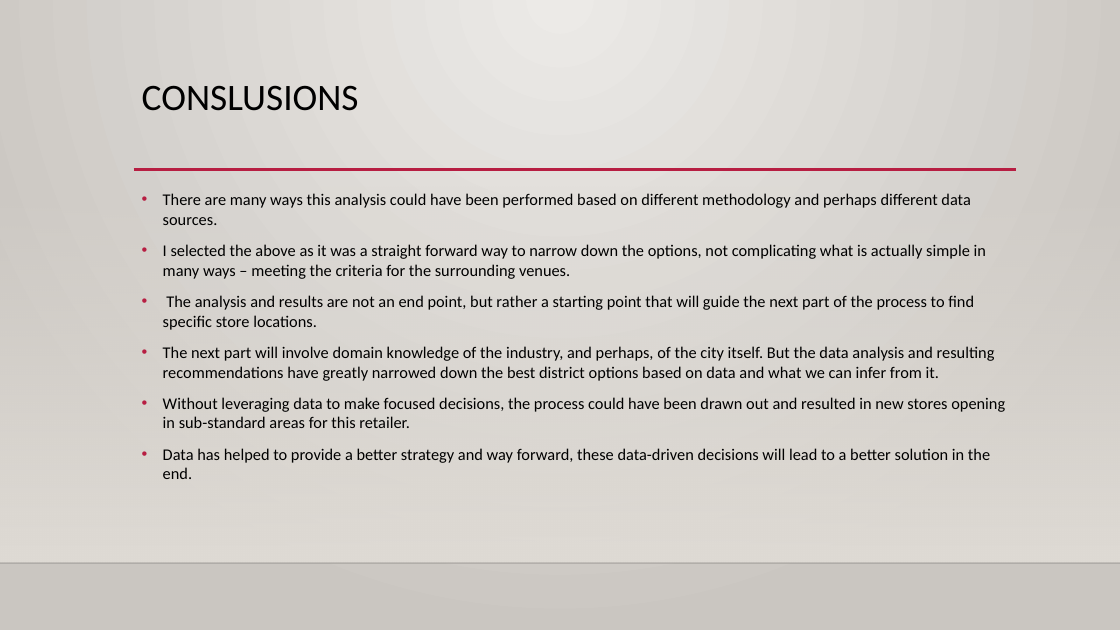
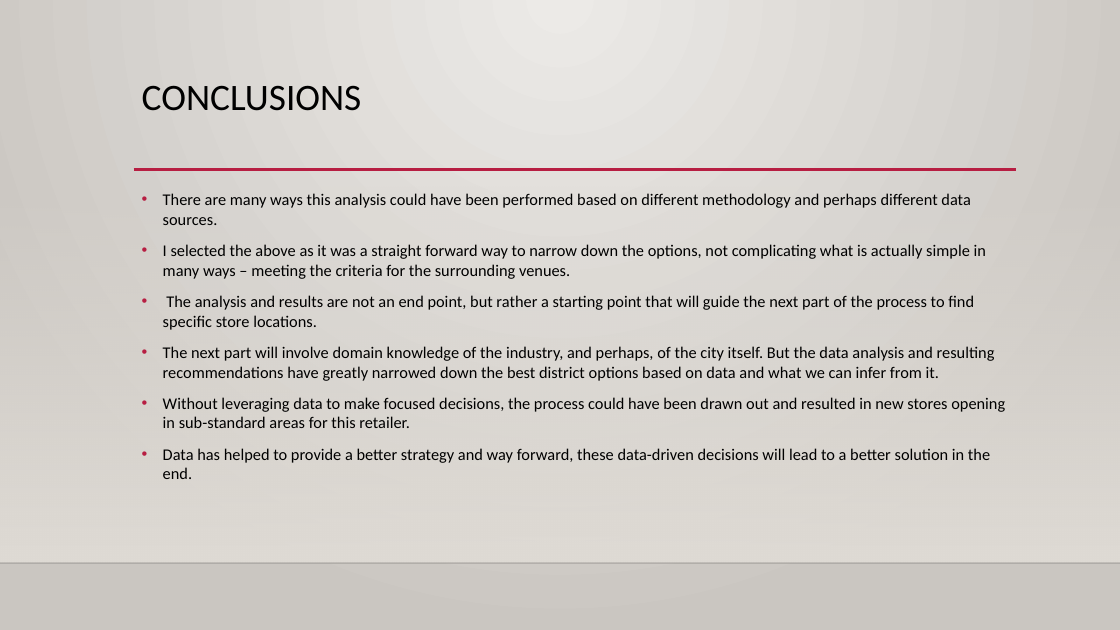
Before and after one commit to veeral191/github-example, a slide deck: slide 16 of Final_Project/Capstone_Final_Project_Presentation.pptx. Drawn at 1120x630 pixels with LibreOffice and Linux fonts; fonts in the diff are those of the drawing; background and template pictures are left out. Boxes give left, top, right and bottom in pixels: in the first picture for what was removed or moved away, otherwise in the second. Text is boxed around its words. In the diff, an @@ line names an element or a change of style, - is before the commit and + after.

```diff
--- a/Final_Project/Capstone_Final_Project_Presentation.pptx
+++ b/Final_Project/Capstone_Final_Project_Presentation.pptx
@@ title at box(142, 85, 362, 111): text changed @@
-CONSLUSIONS
+CONCLUSIONS
```
Also in this commit, not shown: 3 other slides changed, 1 other file.
